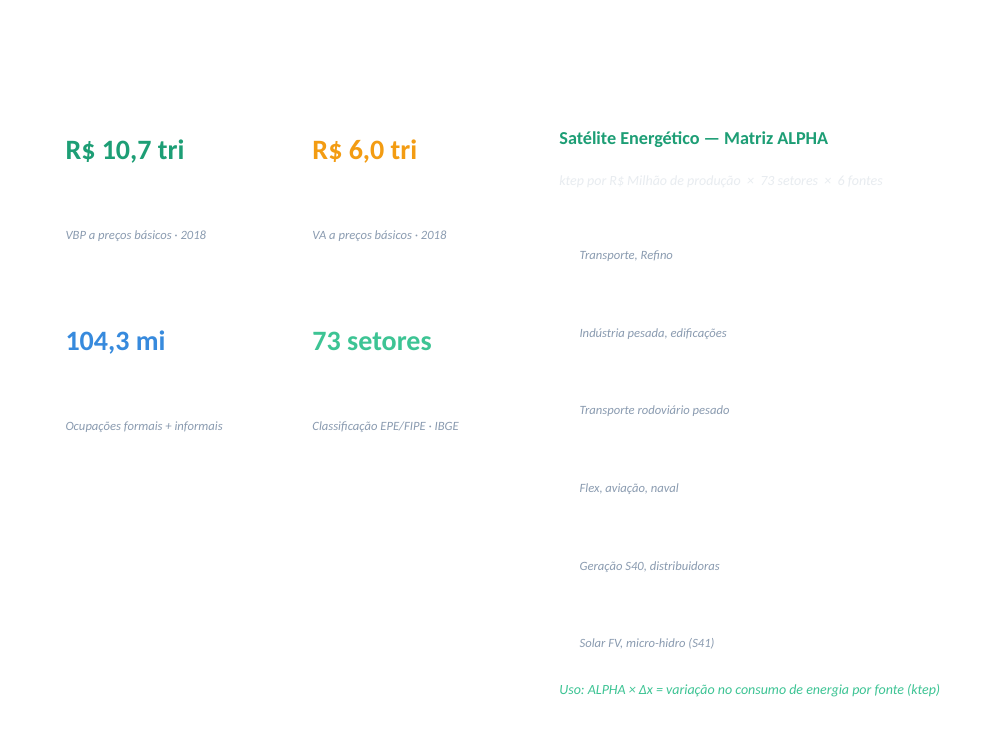
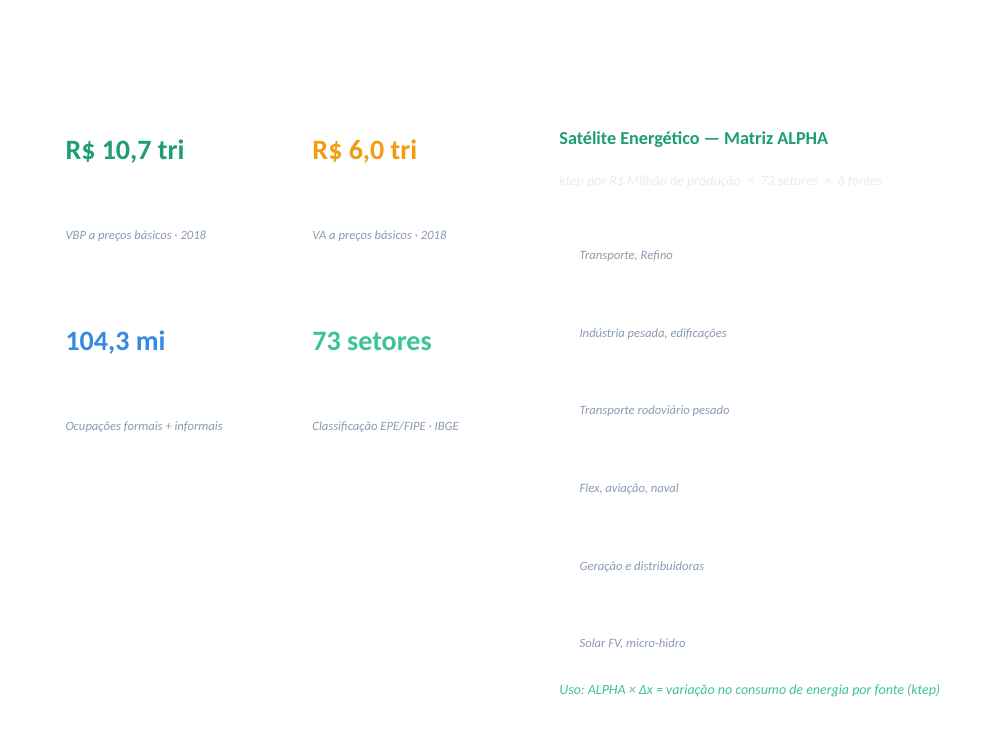
Before and after one commit to cludovique/brazil-climate-macro-model, a slide deck: slide 4 of docs/MIP_MMA_PPE_apresentacao.pptx. Drawn at 1008x756 pixels with LibreOffice and Linux fonts; fonts in the diff are those of the drawing. Boxes give left, top, right and bottom in pixels: in the first picture for what was removed or moved away, otherwise in the second. Text is boxed around its words. In the diff, an @@ line names an element or a change of style, - is before the commit and + after.

```diff
--- a/docs/MIP_MMA_PPE_apresentacao.pptx
+++ b/docs/MIP_MMA_PPE_apresentacao.pptx
@@ text at bbox=[580, 561, 704, 572]: text changed @@
-Geração S40, distribuidoras
+Geração e distribuidoras
@@ text at bbox=[580, 638, 685, 648]: text changed @@
-Solar FV, micro-hidro (S41)
+Solar FV, micro-hidro
```
Also in this commit, not shown: 10 other slides changed, 1 other file.
